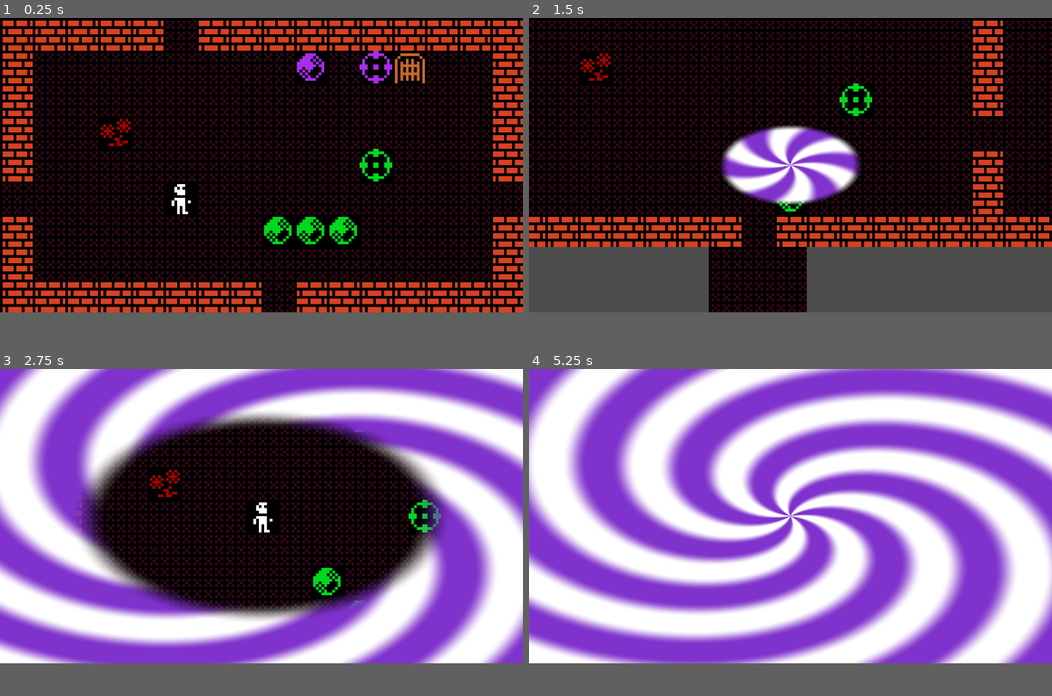
Above: before the commit, frames 1-4 (two rows, left to right).
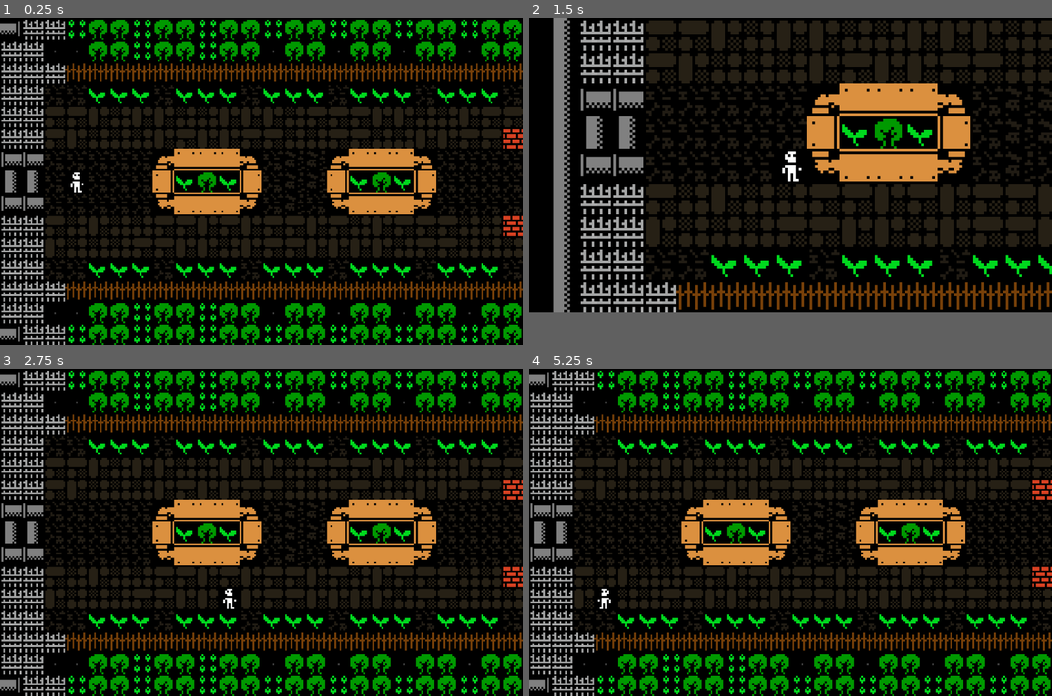
Above: after the commit, the same moments.

Repository: janhrastnik/gmtk2025
Game: Godot game, scene res://scenes/Lab_world.tscn
Same seed, same stepped clock (60 frames per second), same inputs: the game is played once before the commit and once after it. Before the commit the project starts from res://scenes/room_resolution_test.tscn. Sound files missing from this copy of the repository are replaced by a short silence.
Inputs:
- Up to frame 1 (0.25 s): no input
- Up to frame 2 (1.5 s): tap Enter at 0.5 s; hold D (right) 0.53-1.28 s; hold C (camera_toggle) 0.53-1.28 s; hold S (down) from 1.28 s (still down); tap L (loop) at 1.35 s
- Up to frame 3 (2.75 s): release S (down) at 2.03 s; hold D (right) from 2.03 s (still down); hold C (camera_toggle) from 2.03 s (still down)
- Up to frame 4 (5.25 s): release D (right) at 2.78 s; release C (camera_toggle) at 2.78 s; hold W (up) 2.78-3.53 s; tap L (loop) at 2.85, 4.35 s; hold C (camera_toggle) 3.53-4.28 s; hold A (left) 3.53-5.03 s; hold S (down) from 5.03 s (still down); hold C (camera_toggle) from 5.03 s (still down)
In our replay, in frame 1 the window is 800x450 before the commit and 800x500 after it. These sizes can differ from the game's own. Grey fills any space a smaller window leaves; there, only what the larger window draws over its background counts as a difference.

The runs differ from the first frame. In frame 1, 54% of the frame differs, in the area x 0-100%, y 0-100%; in frame 2, 61%; in frame 3, 82%; in frame 4, 94%.

Commit message:
Main scene back to game

Diff:
--- a/project.godot
+++ b/project.godot
@@ -11,7 +11,7 @@
 [application]
 
 config/name="gmtk2025"
-run/main_scene="uid://dbypxslkkejg2"
+run/main_scene="uid://dg5qgpvblwkmw"
 config/features=PackedStringArray("4.4", "Forward Plus")
 config/icon="res://icon.svg"
 
